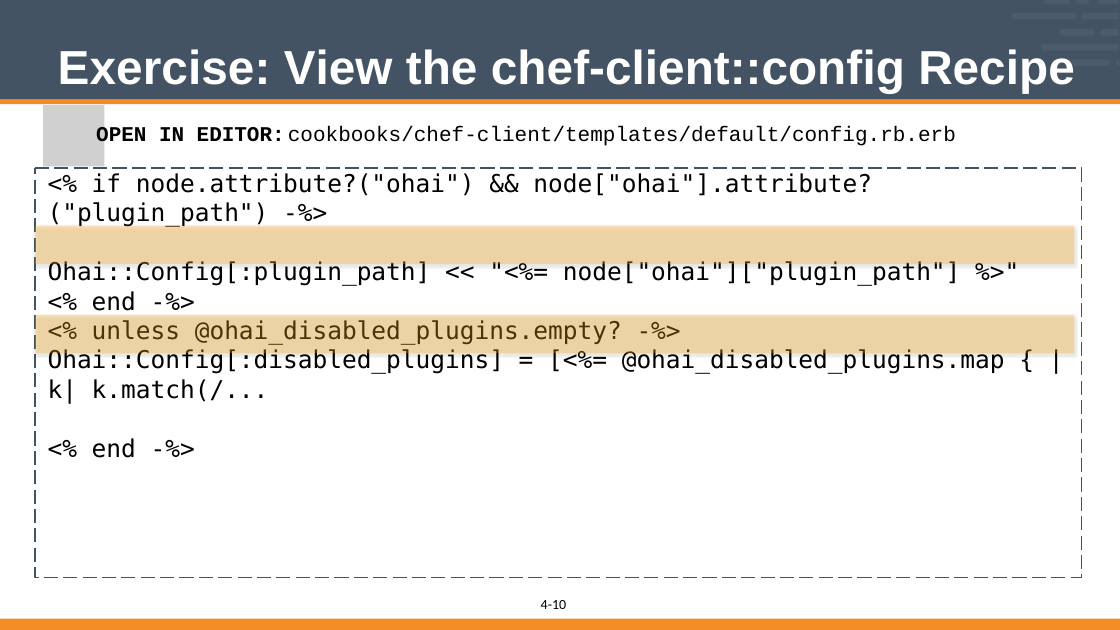
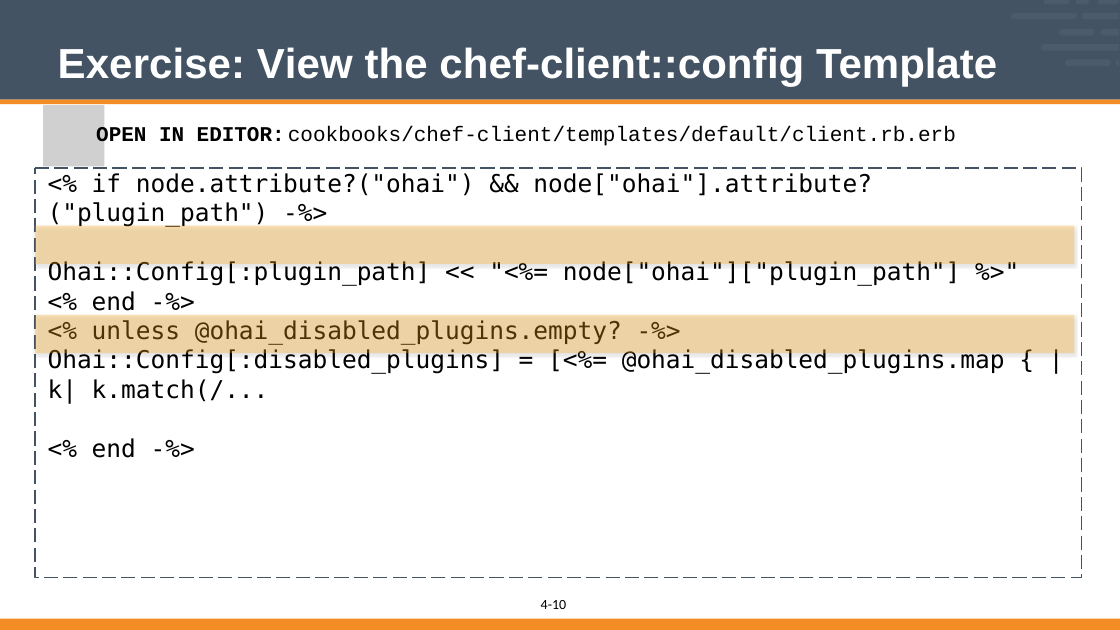
Before and after one commit to vinyar/chef-intermediate, a slide deck: slide 10 of 04-writing_ohai_plugins.pptx. Drawn at 1120x630 pixels with LibreOffice and Linux fonts; fonts in the diff are those of the drawing; grey boxes stand for pictures. Boxes give left, top, right and bottom in pixels: in the first picture for what was removed or moved away, otherwise in the second. Text is boxed around its words. In the diff, an @@ line names an element or a change of style, - is before the commit and + after.

Commit message:
Fix to the Ohai Plugin Section
* Fixed a typo on the slide that describes the template (wrong title and wrong filepath)
* Fixed the presentation bringing back to fullscreen

```diff
--- a/04-writing_ohai_plugins.pptx
+++ b/04-writing_ohai_plugins.pptx
@@ title at (58, 47, 997, 87): text changed; size 54.5 to 48 pt @@
-Exercise: View the chef-client::config Recipe
+Exercise: View the chef-client::config Template
@@ text at (288, 126, 956, 146): text changed @@
-cookbooks/chef-client/templates/default/config.rb.erb
+cookbooks/chef-client/templates/default/client.rb.erb
```
